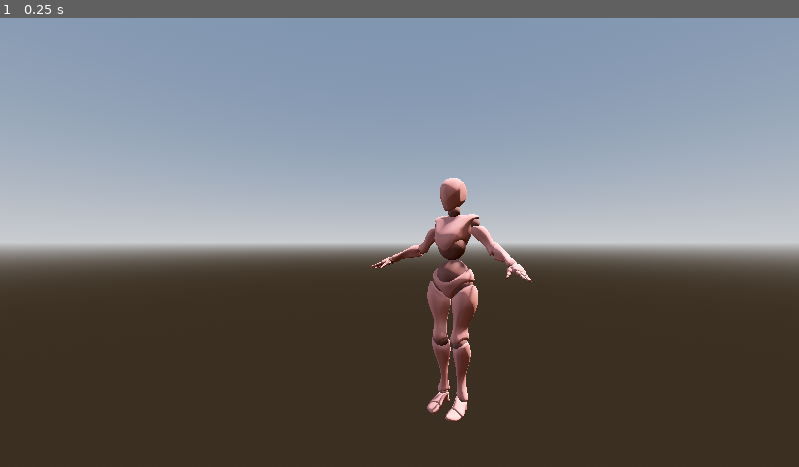
Above: before the commit, frame 1.
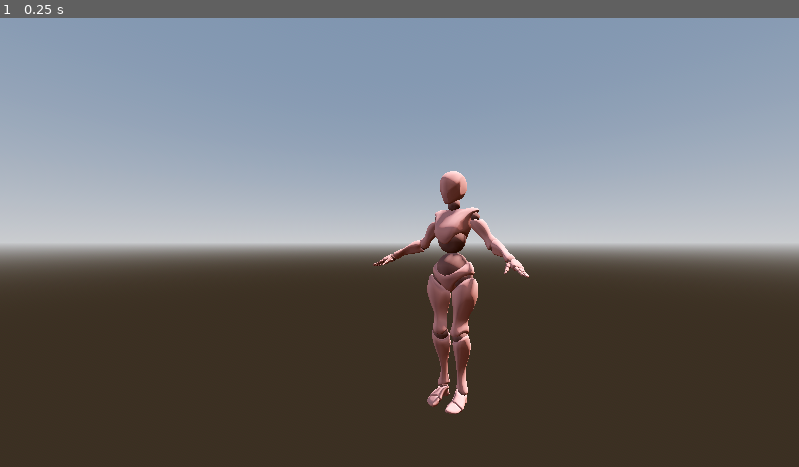
Above: after the commit, the same moment.

Repository: Chas-w/Patient-0
Game: Godot game, scene res://Scenes/Entities/IK.tscn
The game is run twice, just before and just after one commit, with the same random seed, the same clock (stepped at 60 frames per second) and the same inputs. This scene is started directly instead of the project's main scene.
Inputs:
- Up to frame 1 (0.25 s): no input

The runs differ from the first frame. In frame 1, 1.9% of the frame differs, in the area x 46-67%, y 34-90%.

Commit message:
Update IK.tscn

Diff:
--- a/Scenes/Entities/IK.tscn
+++ b/Scenes/Entities/IK.tscn
@@ -98,12 +98,12 @@
 transform = Transform3D(1, 0, 0, 0, 1, 0, 0, 0, 1, 0, 0, -0.6267822)
 
 [node name="Torso" type="Marker3D" parent="IK" unique_id=1854118577]
-transform = Transform3D(1, 0, 0, 0, 1, 0, 0, 0, 1, 0, 0.9497999, 0.6384816)
+transform = Transform3D(1, 0, 0, 0, 1, 0, 0, 0, 1, 0, 1.0022645, 0.6384816)
 
 [node name="X Bot" parent="IK/Torso" unique_id=468943279 instance=ExtResource("2_gmi1q")]
 transform = Transform3D(1, 0, 0, 0, 1, 0, 0, 0, 1, 0, -1.2158337, -1.0975919)
 
-[node name="Skeleton3D" parent="IK/Torso/X Bot" index="0" unique_id=2143039717]
+[node name="Skeleton3D" parent="IK/Torso/X Bot" index="0" unique_id=15331930]
 bones/11/rotation = Quaternion(0.25328454, 0.061618283, -0.2282103, 0.93806726)
 bones/13/rotation = Quaternion(-0.0016647386, -0.00080778124, 0.0069197505, 0.9999744)
 bones/15/rotation = Quaternion(-6.059341e-07, 9.9535276e-11, -0.00016426753, 1)
@@ -234,7 +234,7 @@
 transform = Transform3D(1, 0, 0, 0, 1, 0, 0, 0, 1, 0, 0, -1.0898616)
 
 [node name="Hips" type="Marker3D" parent="IK" unique_id=566565465]
-transform = Transform3D(1, 0, 0, 0, 1, 0, 0, 0, 1, 0, 0.669009, 0.61370564)
+transform = Transform3D(1, 0, 0, 0, 1, 0, 0, 0, 1, 0, 0.68299353, 0.61370564)
 
 [node name="hips" type="Node3D" parent="IK/Hips" unique_id=1461990615]
 transform = Transform3D(1, 0, 0, 0, 1, 0, 0, 0, 1, 0, 0, -1.0015206)
@@ -252,7 +252,7 @@
 transform = Transform3D(1, 0, 0, 0, 1, 0, 0, 0, 1, 0, 0, -0.36272472)
 
 [node name="Right Ankle" type="Marker3D" parent="IK/Hips" unique_id=606269414]
-transform = Transform3D(1, 0, 0, 0, 1, 0, 0, 0, 1, -0.07438472, -0.7724123, -0.7024704)
+transform = Transform3D(1, 0, 0, 0, 1, 0, 0, 0, 1, -0.07438472, -0.7389222, -0.7024704)
 
 [node name="right ankle" type="Node3D" parent="IK/Hips/Right Ankle" unique_id=129459641]
 transform = Transform3D(1, 0, 0, 0, 1, 0, 0, 0, 1, 0, 0, -0.36272472)
